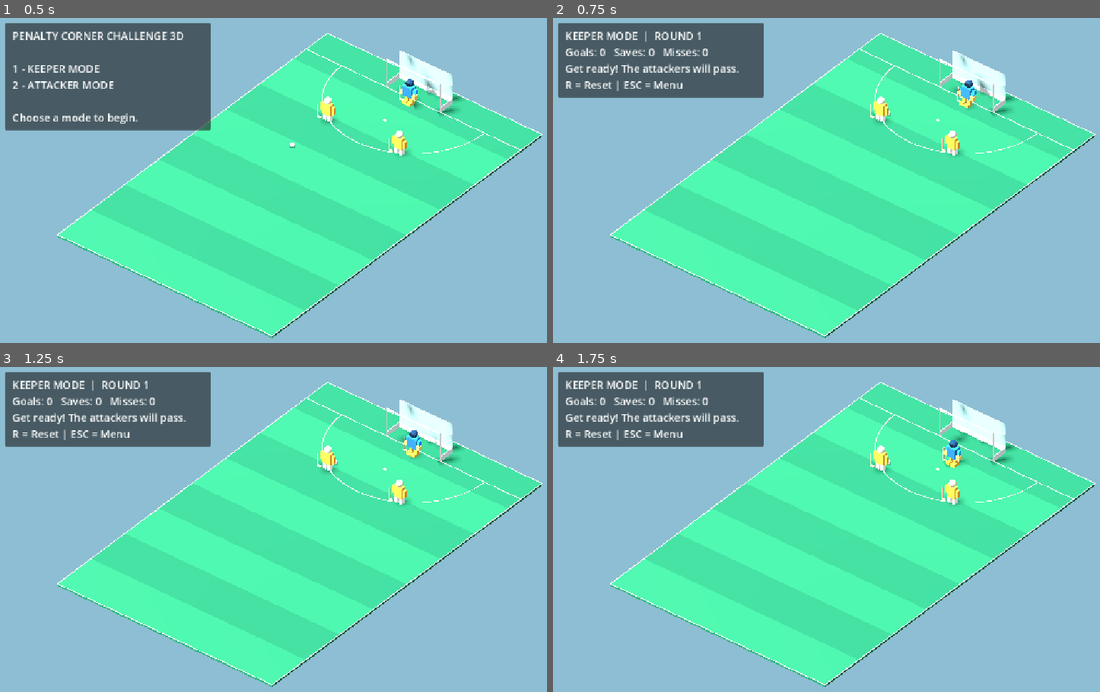
Above: before the commit, frames 1-4 (two rows, left to right).
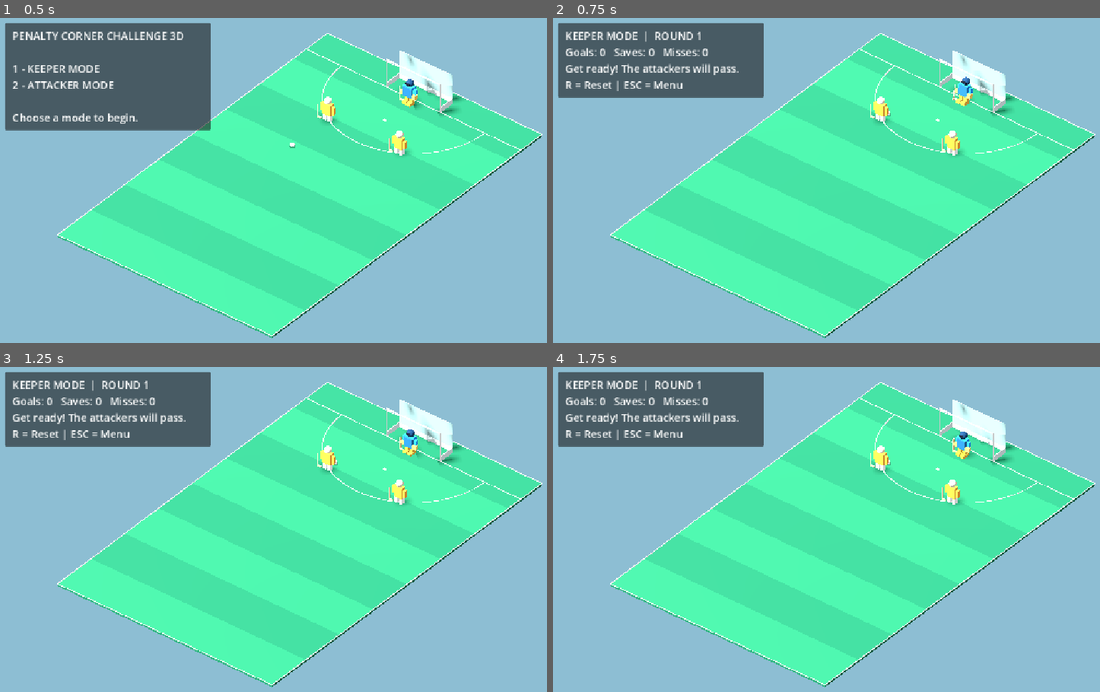
Above: after the commit, the same moments.

Repository: affarf/penalty-corner-challenge-3d
Game: Godot game, scene res://scenes/main_3d.tscn
Two runs of this game, one before a commit and one after it. Both use one fixed random seed, a clock stepped at 60 frames per second and the inputs below.
Inputs (mouse positions are in pixels of both pictures, inside the frame that each line leads up to):
- Up to frame 1 (0.5 s): no input
- Up to frame 2 (0.75 s): tap Enter at 0.5 s; move the mouse to (985, 167) at 0.52 s; hold D (move_right) from 0.53 s (still down); tap 1 at 0.6 s; click (985, 167) at 0.67 s
- Up to frame 3 (1.25 s): keep holding D (move_right); tap Space at 0.77 s
- Up to frame 4 (1.75 s): move the mouse to (733, 552) at 1.27 s; release D (move_right) at 1.28 s; hold S (move_down) from 1.28 s (still down); tap 2 at 1.35 s; click (733, 552) at 1.42 s; tap Space at 1.52 s

Frame 1 is identical in both runs. In frame 2, 0.2% of the frame differs, in the area x 73-80%, y 18-28%; in frame 3, 0.3%; in frame 4, 0.4%, in the area x 71-81%, y 19-32%.

Commit message:
Improve camera-relative goalkeeper movement and diving

Diff:
--- a/scripts/players/goalkeeper_3d.gd
+++ b/scripts/players/goalkeeper_3d.gd
@@ -8,32 +8,44 @@
 	RECOVERING
 }
 
-@export var movement_speed: float = 7.0
-@export var dive_distance: float = 2.4
-@export var dive_duration: float = 0.28
-@export var quick_save_duration: float = 0.24
+@export_group("Movement")
+@export var movement_speed: float = 5.5
+@export var movement_acceleration: float = 20.0
+@export var movement_deceleration: float = 25.0
+
+@export_group("Goalkeeper Area")
+@export var min_x: float = -4.5
+@export var max_x: float = 4.5
+@export var min_z: float = -16.8
+@export var max_z: float = -9.5
+
+@export_group("Save Actions")
+@export var dive_distance: float = 2.0
+@export var dive_duration: float = 0.30
+@export var quick_save_duration: float = 0.30
 @export var recovery_duration: float = 0.55
-
-@export var min_x: float = -11.0
-@export var max_x: float = 11.0
-@export var min_z: float = -18.0
-@export var max_z: float = 17.0
 
 var player_controlled: bool = true
 var save_state: SaveState = SaveState.READY
 
-var last_move_direction: Vector2 = Vector2.RIGHT
+var move_velocity: Vector3 = Vector3.ZERO
+var last_move_direction: Vector3 = Vector3.RIGHT
+var dive_direction: Vector3 = Vector3.RIGHT
+
 var action_timer: float = 0.0
-
-var dive_origin: Vector3
-var dive_target: Vector3
-var dive_direction: Vector2 = Vector2.RIGHT
+var dive_origin: Vector3 = Vector3.ZERO
+var dive_target: Vector3 = Vector3.ZERO
+
+var camera: Camera3D
 
 
 func _ready() -> void:
 	is_goalkeeper = true
 	shirt_color = Color("#258EF5")
+
 	super._ready()
+
+	camera = get_viewport().get_camera_3d()
 
 
 func _physics_process(delta: float) -> void:
@@ -41,26 +53,81 @@
 	update_save_visuals(delta)
 
 	if not player_controlled:
-		return
-
-	var direction := Input.get_vector(
+		move_velocity = Vector3.ZERO
+		return
+
+	if save_state != SaveState.READY:
+		move_velocity = Vector3.ZERO
+		return
+
+	var input_direction := Input.get_vector(
 		"move_left",
 		"move_right",
 		"move_up",
 		"move_down"
 	)
 
-	if direction.length() > 0.1:
-		last_move_direction = direction.normalized()
-
-	if save_state != SaveState.READY:
-		return
-
-	position.x += direction.x * movement_speed * delta
-	position.z += direction.y * movement_speed * delta
-
-	position.x = clampf(position.x, min_x, max_x)
-	position.z = clampf(position.z, min_z, max_z)
+	var world_direction := get_camera_movement(
+		input_direction
+	)
+
+	if world_direction.length() > 0.1:
+		last_move_direction = world_direction
+
+	var desired_velocity := (
+		world_direction * movement_speed
+	)
+
+	var acceleration := movement_acceleration
+
+	if world_direction.length() < 0.1:
+		acceleration = movement_deceleration
+
+	move_velocity = move_velocity.move_toward(
+		desired_velocity,
+		acceleration * delta
+	)
+
+	position += move_velocity * delta
+	clamp_position()
+
+
+func get_camera_movement(
+	input_direction: Vector2
+) -> Vector3:
+	if camera == null:
+		camera = get_viewport().get_camera_3d()
+
+	if camera == null:
+		return Vector3(
+			input_direction.x,
+			0.0,
+			input_direction.y
+		).normalized()
+
+	# Project the camera's right and up directions
+	# onto the horizontal XZ playing surface.
+	var camera_right := camera.global_transform.basis.x
+	var camera_up := camera.global_transform.basis.y
+
+	var right := Vector3(
+		camera_right.x,
+		0.0,
+		camera_right.z
+	).normalized()
+
+	var up := Vector3(
+		camera_up.x,
+		0.0,
+		camera_up.z
+	).normalized()
+
+	var direction := (
+		right * input_direction.x
+		- up * input_direction.y
+	)
+
+	return direction.normalized()
 
 
 func _unhandled_input(event: InputEvent) -> void:
@@ -68,6 +135,9 @@
 		return
 
 	if save_state != SaveState.READY:
+		return
+
+	if game_mode_is_menu():
 		return
 
 	if event is InputEventMouseButton:
@@ -81,9 +151,16 @@
 			start_dive()
 
 
+func game_mode_is_menu() -> bool:
+	# Manager disables player control in the menu.
+	# Kept as a separate helper for future UI changes.
+	return false
+
+
 func start_quick_save() -> void:
 	save_state = SaveState.QUICK_SAVE
 	action_timer = quick_save_duration
+	move_velocity = Vector3.ZERO
 
 
 func start_dive() -> void:
@@ -91,16 +168,25 @@
 	action_timer = 0.0
 
 	dive_origin = position
-	dive_direction = last_move_direction
-
-	dive_target = position + Vector3(
-		dive_direction.x * dive_distance,
-		0.0,
-		dive_direction.y * dive_distance
-	)
-
-	dive_target.x = clampf(dive_target.x, min_x, max_x)
-	dive_target.z = clampf(dive_target.z, min_z, max_z)
+	dive_direction = last_move_direction.normalized()
+
+	dive_target = (
+		position + dive_direction * dive_distance
+	)
+
+	dive_target.x = clampf(
+		dive_target.x,
+		min_x,
+		max_x
+	)
+
+	dive_target.z = clampf(
+		dive_target.z,
+		min_z,
+		max_z
+	)
+
+	move_velocity = Vector3.ZERO
 
 
 func update_save_state(delta: float) -> void:
@@ -110,6 +196,7 @@
 
 		SaveState.QUICK_SAVE:
 			action_timer -= delta
+
 			if action_timer <= 0.0:
 				start_recovery()
 
@@ -117,15 +204,24 @@
 			action_timer += delta
 
 			var t: float = clampf(
-				action_timer / maxf(dive_duration, 0.01),
+				action_timer / maxf(
+					dive_duration, 0.01
+				),
 				0.0,
 				1.0
 			)
 
+			# Ease out the dive movement.
+			var eased_t: float = (
+				1.0 - pow(1.0 - t, 2.0)
+			)
+
 			position = dive_origin.lerp(
 				dive_target,
-				t
-			)
+				eased_t
+			)
+
+			clamp_position()
 
 			if t >= 1.0:
 				start_recovery()
@@ -135,6 +231,64 @@
 
 			if action_timer <= 0.0:
 				save_state = SaveState.READY
+
+
+func update_save_visuals(delta: float) -> void:
+	if visual_root == null:
+		return
+
+	var target_rotation := Vector3.ZERO
+	var target_height: float = 0.0
+
+	match save_state:
+		SaveState.DIVING:
+			target_rotation.z = (
+				-dive_direction.x * 0.85
+			)
+
+			target_rotation.x = (
+				dive_direction.z * 0.55
+			)
+
+			target_height = -0.20
+
+		SaveState.QUICK_SAVE:
+			target_rotation.x = -0.30
+
+		SaveState.RECOVERING:
+			target_height = -0.12
+
+	var blend: float = minf(
+		delta * 12.0,
+		1.0
+	)
+
+	visual_root.rotation = (
+		visual_root.rotation.lerp(
+			target_rotation,
+			blend
+		)
+	)
+
+	visual_root.position.y = lerpf(
+		visual_root.position.y,
+		target_height,
+		blend
+	)
+
+
+func clamp_position() -> void:
+	position.x = clampf(
+		position.x,
+		min_x,
+		max_x
+	)
+
+	position.z = clampf(
+		position.z,
+		min_z,
+		max_z
+	)
 
 
 func start_recovery() -> void:
@@ -145,11 +299,14 @@
 func get_save_width() -> float:
 	match save_state:
 		SaveState.QUICK_SAVE:
-			return 1.4
+			return 1.25
+
 		SaveState.DIVING:
-			return 2.0
+			return 1.50
+
 		SaveState.RECOVERING:
 			return 0.0
+
 		_:
 			return 0.35
 
@@ -157,38 +314,26 @@
 func get_save_height() -> float:
 	match save_state:
 		SaveState.QUICK_SAVE:
-			return 1.5
+			return 1.45
+
 		SaveState.DIVING:
-			return 2.6
+			return 2.35
+
 		SaveState.RECOVERING:
 			return 0.0
+
 		_:
-			return 0.8
+			return 0.65
 
 
 func reset_keeper() -> void:
 	save_state = SaveState.READY
 	action_timer = 0.0
+	move_velocity = Vector3.ZERO
+
 	position = Vector3(0, 0, -15.5)
+	last_move_direction = Vector3.RIGHT
 
 	if visual_root != null:
 		visual_root.rotation = Vector3.ZERO
-
-
-func update_save_visuals(delta: float) -> void:
-	if visual_root == null:
-		return
-
-	var target_rotation := Vector3.ZERO
-
-	if save_state == SaveState.DIVING:
-		target_rotation.z = -dive_direction.x * 0.65
-		target_rotation.x = dive_direction.y * 0.4
-
-	elif save_state == SaveState.QUICK_SAVE:
-		target_rotation.x = -0.22
-
-	visual_root.rotation = visual_root.rotation.lerp(
-		target_rotation,
-		minf(delta * 12.0, 1.0)
-	)
+		visual_root.position = Vector3.ZERO
